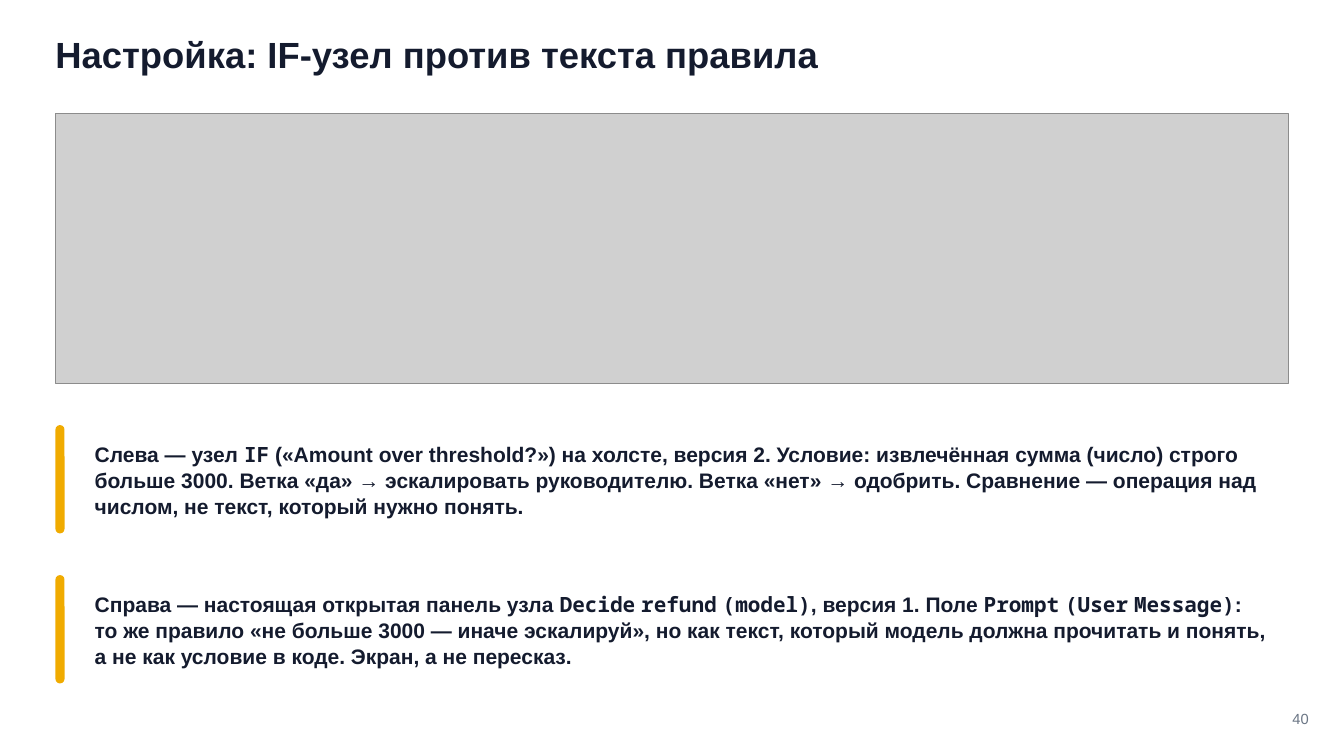
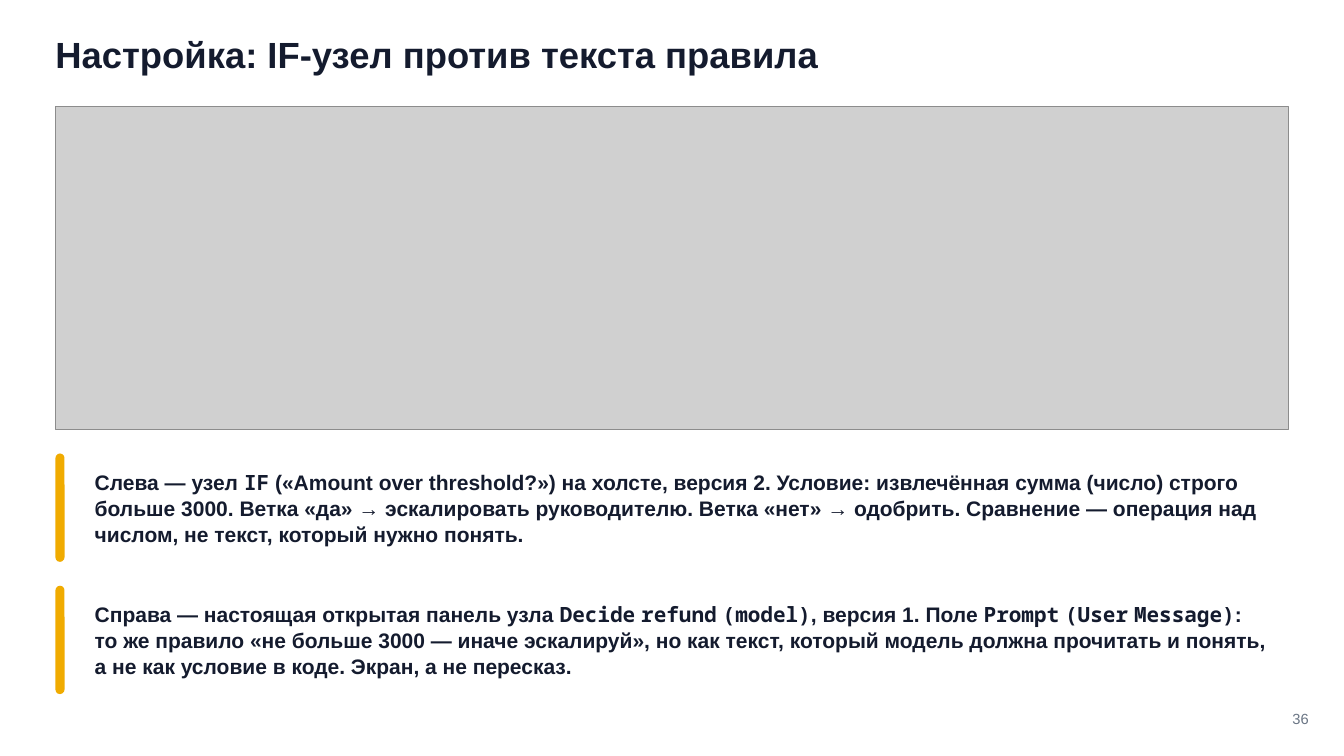
Before and after one commit to tellina-study/AI-usage-lessons, a slide deck: slide 36 of library/seminars/sem-08/rendered/sem-08.pptx (slide 40 before the commit). Drawn at 1344x756 pixels with LibreOffice and Linux fonts; fonts in the diff are those of the drawing; grey boxes stand for pictures. Boxes give left, top, right and bottom in pixels: in the first picture for what was removed or moved away, otherwise in the second. Text is boxed around its words. In the diff, an @@ line names an element or a change of style, - is before the commit and + after.

```diff
--- a/library/seminars/sem-08/rendered/sem-08.pptx
+++ b/library/seminars/sem-08/rendered/sem-08.pptx
@@ picture: place and size @@
-picture at [55, 113, 1289, 383]
+picture at [55, 106, 1289, 430]
@@ rounded rectangle: place and size @@
-rounded rectangle at [55, 425, 65, 533]
+rounded rectangle at [55, 454, 65, 562]
@@ text "Слева — узел IF («Amount ...": place and size @@
-text "Слева — узел IF («Amount ..." at [95, 446, 1256, 518]
+text "Слева — узел IF («Amount ..." at [95, 474, 1256, 546]
@@ rounded rectangle: place and size @@
-rounded rectangle at [55, 576, 65, 684]
+rounded rectangle at [55, 586, 65, 694]
@@ text "Справа — настоящая открытая панель ...": place and size @@
-text "Справа — настоящая открытая панель ..." at [95, 595, 1265, 668]
+text "Справа — настоящая открытая панель ..." at [95, 605, 1265, 679]
@@ text at [1292, 714, 1308, 724]: text changed @@
-40
+36
```
Also in this commit, not shown: 46 other slides changed, 10 slides added, 14 slides removed, 41 other files.
